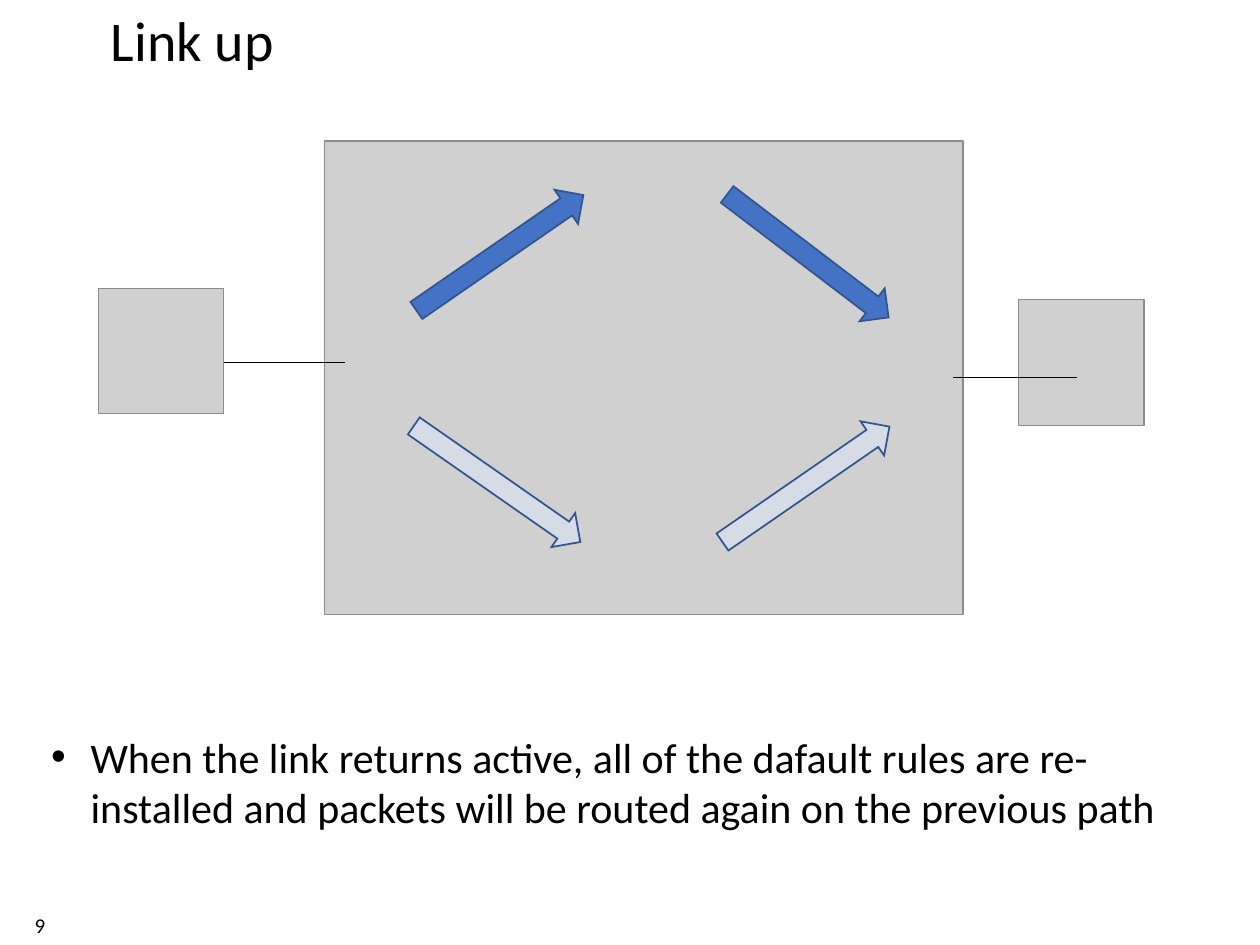
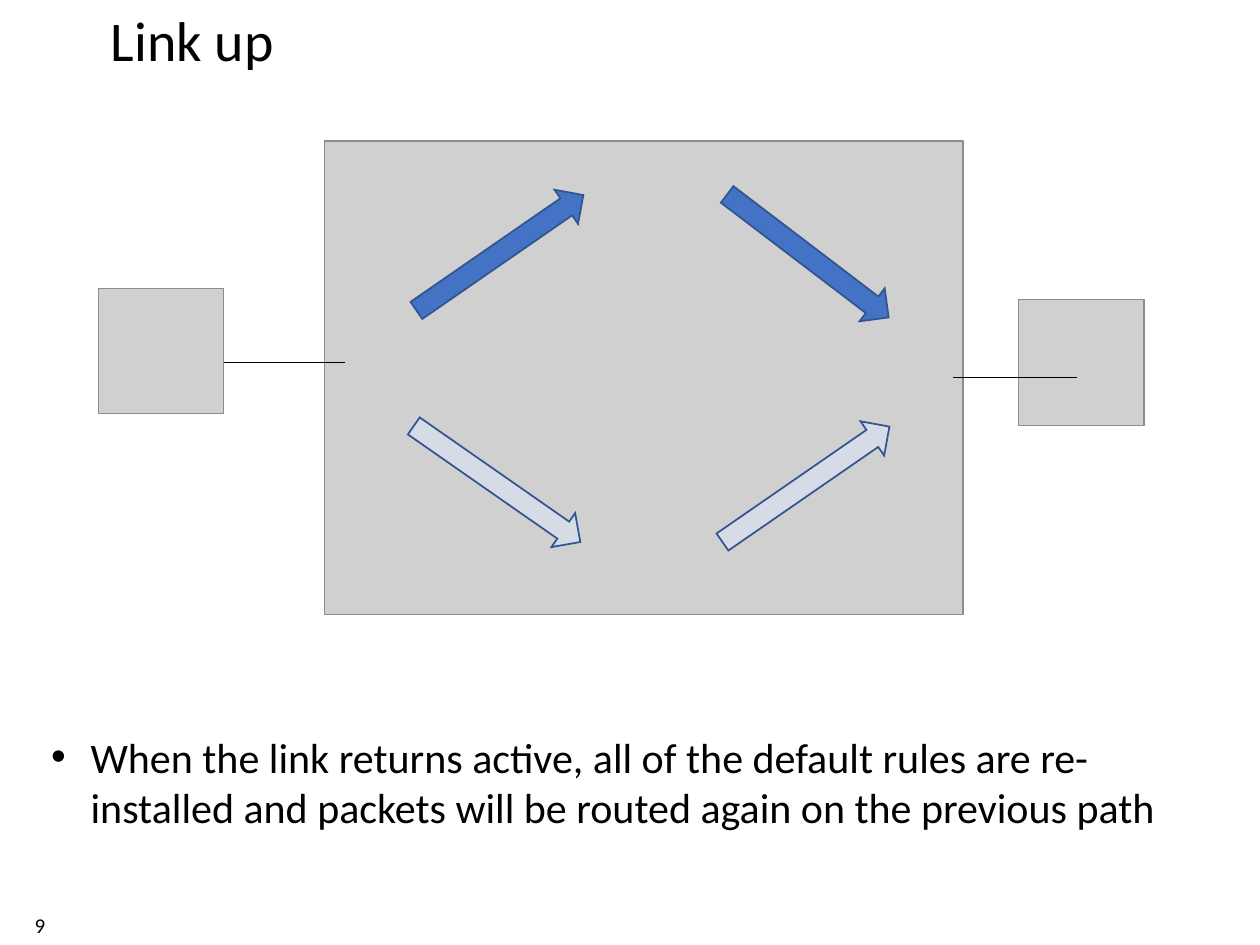
Before and after one commit to xdl907/switching-and-routing-project, a slide deck: slide 9 of template_project_exam__1_.pptx. Drawn at 1260x945 pixels with LibreOffice and Linux fonts; fonts in the diff are those of the drawing; grey boxes stand for pictures; background and template pictures are left out. Boxes give left, top, right and bottom in pixels: in the first picture for what was removed or moved away, otherwise in the second. Text is boxed around its words. In the diff, an @@ line names an element or a change of style, - is before the commit and + after.

```diff
--- a/template_project_exam__1_.pptx
+++ b/template_project_exam__1_.pptx
@@ text at (91,743,1155,831): text changed @@
-• When the link returns active, all of the dafault rules are re-installed and packets will be routed again on the previous path
+• When the link returns active, all of the default rules are re-installed and packets will be routed again on the previous path
```
Also in this commit, not shown: 7 other slides changed.
